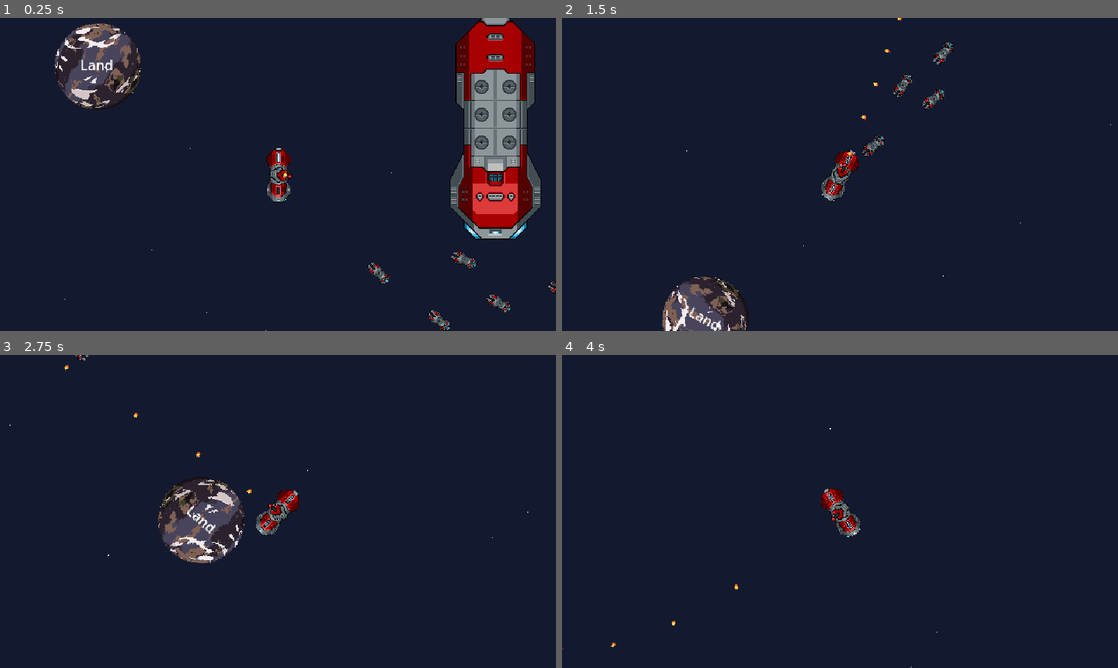
Above: before the commit, frames 1-4 (two rows, left to right).
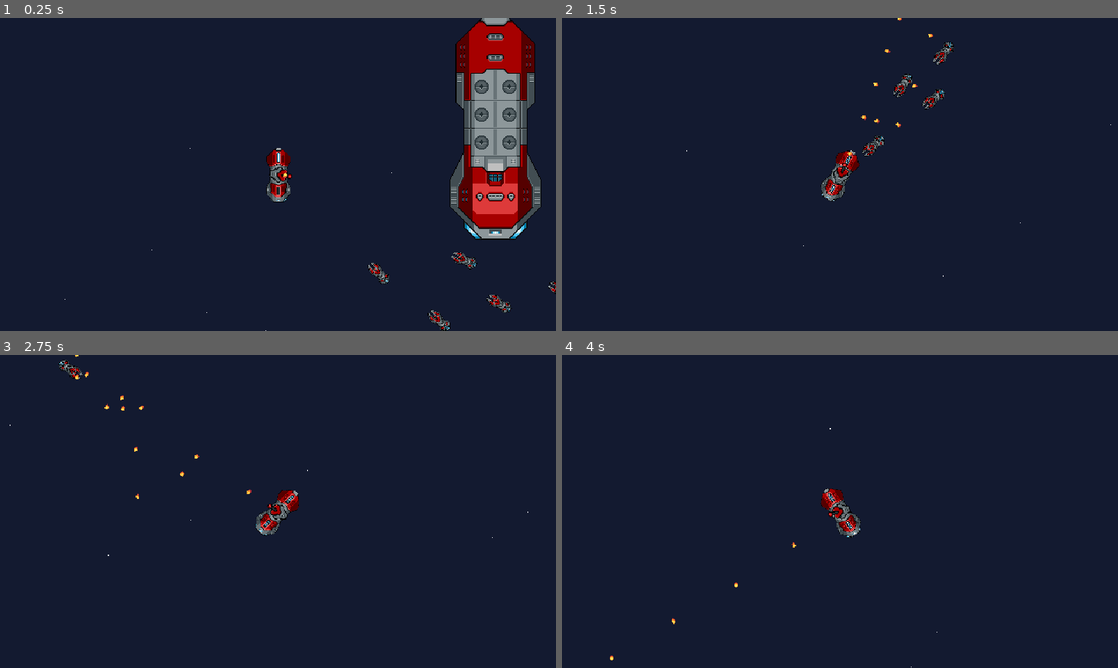
Above: after the commit, the same moments.

Repository: Ninesliced/gdc_project
Game: Godot game, scene res://scenes/main.tscn
Same seed, same stepped clock (60 frames per second), same inputs: the game is played once before the commit and once after it. The engine's default icon, where the game draws it, is replaced by a stand-in: a white triangle on a blue panel in a dark square.
Inputs:
- Up to frame 1 (0.25 s): no input
- Up to frame 2 (1.5 s): hold D (right) 0.53-1.28 s; hold S (down) from 1.28 s (still down)
- Up to frame 3 (2.75 s): release S (down) at 2.03 s; hold D (right) from 2.03 s (still down)
- Up to frame 4 (4 s): release D (right) at 2.78 s; hold W (up) 2.78-3.53 s; hold A (left) from 3.53 s (still down)

The runs differ from the first frame. In frame 1, 2.5% of the frame differs, in the area x 9-100%, y 1-98%; in frame 2, 1.8%; in frame 3, 2.7%, in the area x 10-52%, y 0-67%; in frame 4, 0.2%.

Commit message:
add health mechanic to player

Diff:
--- a/entities/components/health_component.gd
+++ b/entities/components/health_component.gd
@@ -17,6 +17,7 @@
 	if invincible:
 		return
 	hp -= n
+	print("damaged")
 	emit_signal("on_damage", n)
 	if hp <= 0:
 		hp = 0
--- a/entities/enemies/components/enemy_move_component.gd
+++ b/entities/enemies/components/enemy_move_component.gd
@@ -16,6 +16,8 @@
 	if players.size() == 0:
 		return
 	var player = players[0]
+	if player == null:
+		return
 
 	var direction : Vector2 = (player.global_position - parent.global_position).normalized()
 	var direction_angle = direction.angle()
--- a/entities/player/player.gd
+++ b/entities/player/player.gd
@@ -12,6 +12,7 @@
 	move_and_collide(velocity * delta)
 
 func _on_health_component_on_death() -> void:
+	print("dead")
 	queue_free()
 
 func _on_health_component_on_damage(damage: int) -> void:
--- a/entities/player/turn_ship.tscn
+++ b/entities/player/turn_ship.tscn
@@ -39,6 +39,11 @@
 decceleration = 300
 
 [node name="HealthComponent" parent="." index="5" instance=ExtResource("5_7pfo1")]
+max_hp = 10
+initial_hp = 10
 
 [node name="SlotManager" parent="." index="6" instance=ExtResource("6_jbqv1")]
 script = ExtResource("7_h8khn")
+
+[connection signal="on_damage" from="HealthComponent" to="." method="_on_health_component_on_damage"]
+[connection signal="on_death" from="HealthComponent" to="." method="_on_health_component_on_death"]
--- a/scenes/main.tscn
+++ b/scenes/main.tscn
@@ -4,17 +4,12 @@
 [ext_resource type="Texture2D" uid="uid://da5no17h7cchy" path="res://assets/space_breaker_asset/Ships/Big/body_01.png" id="2_irioc"]
 [ext_resource type="PackedScene" uid="uid://dgo7t0jmq53j0" path="res://entities/generic/weapon.tscn" id="2_mkvc0"]
 [ext_resource type="PackedScene" uid="uid://g2o8ee42dabs" path="res://entities/enemies/enemies.tscn" id="3_pgnfy"]
-[ext_resource type="PackedScene" uid="uid://cchsone545eea" path="res://entities/planets/planet.tscn" id="5_vumjp"]
+[ext_resource type="PackedScene" uid="uid://dpyx7hf8384hb" path="res://entities/generic/bullet.tscn" id="5_qwvoc"]
 
 [node name="main" type="Node2D"]
 
-[node name="Planet" parent="." instance=ExtResource("5_vumjp")]
-z_index = -1
-position = Vector2(63, 226)
-
 [node name="Player" parent="." instance=ExtResource("1_uhlg2")]
 position = Vector2(271, 351)
-collision_layer = 5
 collision_mask = 0
 
 [node name="canon" parent="Player" instance=ExtResource("2_mkvc0")]
@@ -28,17 +23,71 @@
 [node name="Enemies" parent="." instance=ExtResource("3_pgnfy")]
 position = Vector2(404, 481)
 
+[node name="canon" parent="Enemies" instance=ExtResource("2_mkvc0")]
+position = Vector2(1, 3.05176e-05)
+rotation = 0.230849
+scale = Vector2(0.5, 0.5)
+bullet = ExtResource("5_qwvoc")
+target_enemy = false
+aimbot = false
+shoot_interval = 1.0
+
 [node name="Enemies3" parent="." instance=ExtResource("3_pgnfy")]
 position = Vector2(474, 535)
+
+[node name="canon" parent="Enemies3" instance=ExtResource("2_mkvc0")]
+position = Vector2(1, 3.05176e-05)
+rotation = 0.230849
+scale = Vector2(0.5, 0.5)
+bullet = ExtResource("5_qwvoc")
+target_enemy = false
+aimbot = false
+shoot_interval = 1.0
 
 [node name="Enemies4" parent="." instance=ExtResource("3_pgnfy")]
 position = Vector2(546, 511)
 
+[node name="canon" parent="Enemies4" instance=ExtResource("2_mkvc0")]
+position = Vector2(1, 3.05176e-05)
+rotation = 0.230849
+scale = Vector2(0.5, 0.5)
+bullet = ExtResource("5_qwvoc")
+target_enemy = false
+aimbot = false
+shoot_interval = 1.0
+
 [node name="Enemies5" parent="." instance=ExtResource("3_pgnfy")]
 position = Vector2(619, 492)
+
+[node name="canon" parent="Enemies5" instance=ExtResource("2_mkvc0")]
+position = Vector2(1, 3.05176e-05)
+rotation = 0.230849
+scale = Vector2(0.5, 0.5)
+bullet = ExtResource("5_qwvoc")
+target_enemy = false
+aimbot = false
+shoot_interval = 1.0
 
 [node name="Enemies6" parent="." instance=ExtResource("3_pgnfy")]
 position = Vector2(689, 416)
 
+[node name="canon" parent="Enemies6" instance=ExtResource("2_mkvc0")]
+position = Vector2(1, 3.05176e-05)
+rotation = 0.230849
+scale = Vector2(0.5, 0.5)
+bullet = ExtResource("5_qwvoc")
+target_enemy = false
+aimbot = false
+shoot_interval = 1.0
+
 [node name="Enemies2" parent="." instance=ExtResource("3_pgnfy")]
 position = Vector2(507, 459)
+
+[node name="canon" parent="Enemies2" instance=ExtResource("2_mkvc0")]
+position = Vector2(1, 3.05176e-05)
+rotation = 0.230849
+scale = Vector2(0.5, 0.5)
+bullet = ExtResource("5_qwvoc")
+target_enemy = false
+aimbot = false
+shoot_interval = 1.0
